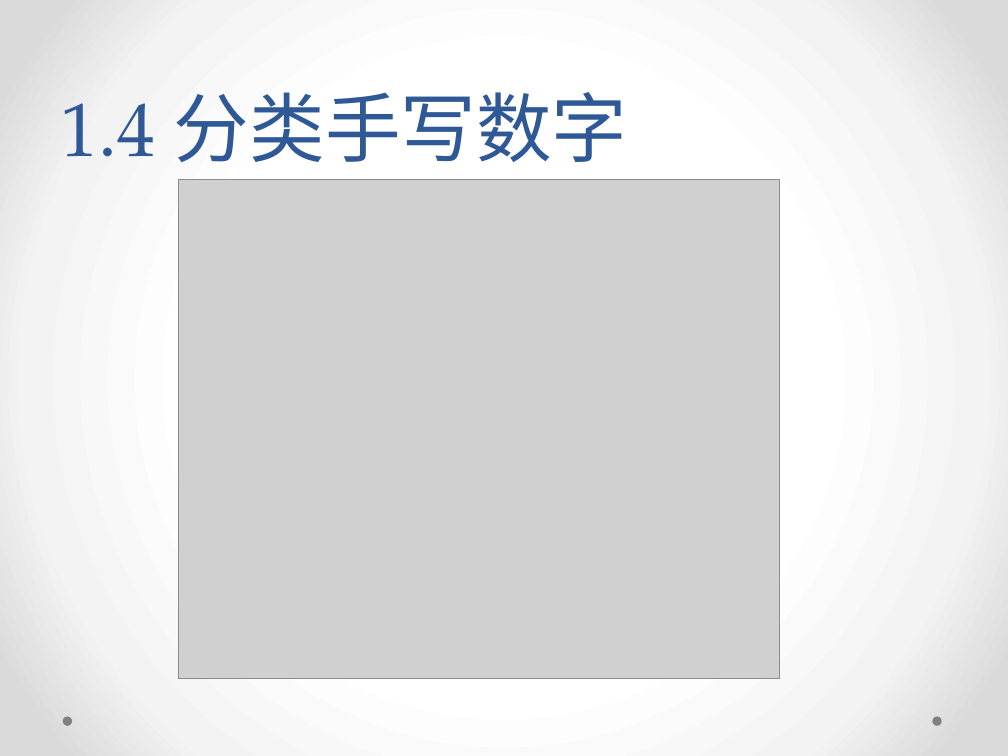
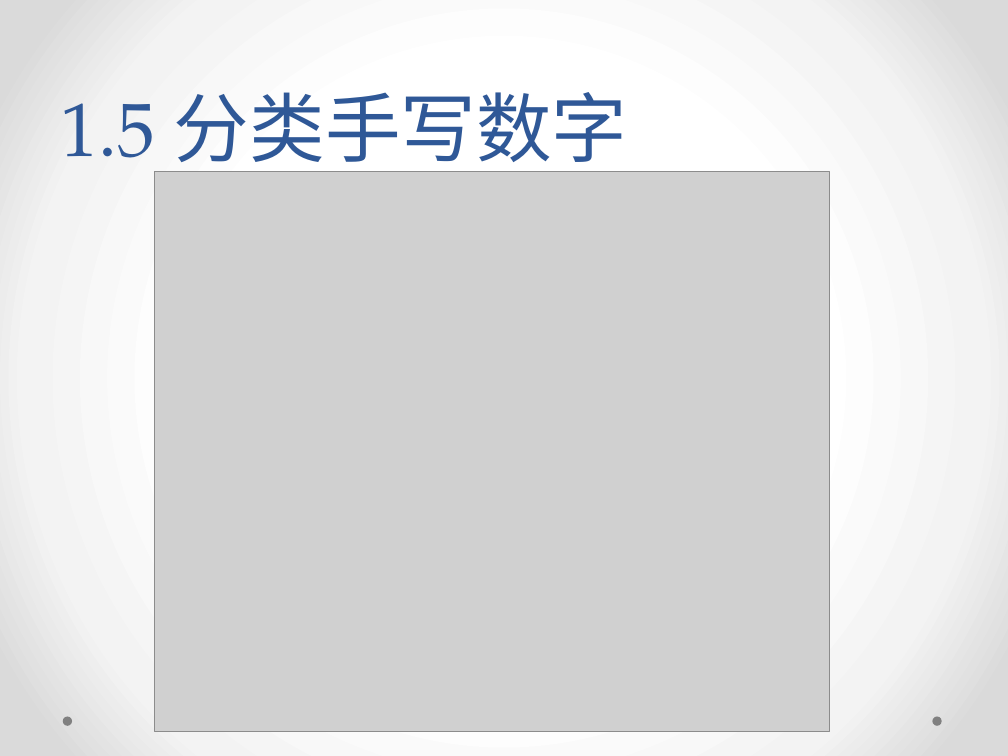
Before and after one commit to yish0000/neuralnetwork, a slide deck: slide 17 of 深度学习数学原理初探.pptx (slide 14 before the commit). Drawn at 1008x756 pixels with LibreOffice and Linux fonts; fonts in the diff are those of the drawing; grey boxes stand for pictures; background and template pictures are left out. Boxes give left, top, right and bottom in pixels: in the first picture for what was removed or moved away, otherwise in the second. Text is boxed around its words. In the diff, an @@ line names an element or a change of style, - is before the commit and + after.

```diff
--- a/深度学习数学原理初探.pptx
+++ b/深度学习数学原理初探.pptx
@@ title at (x1=60, y1=92, x2=628, y2=175): text changed @@
-1.4 分类手写数字
+1.5 分类手写数字
@@ picture resized from (x1=178, y1=179, x2=779, y2=678) to (x1=155, y1=171, x2=830, y2=732) @@
```
Also in this commit, not shown: 11 other slides changed, 3 slides added.
